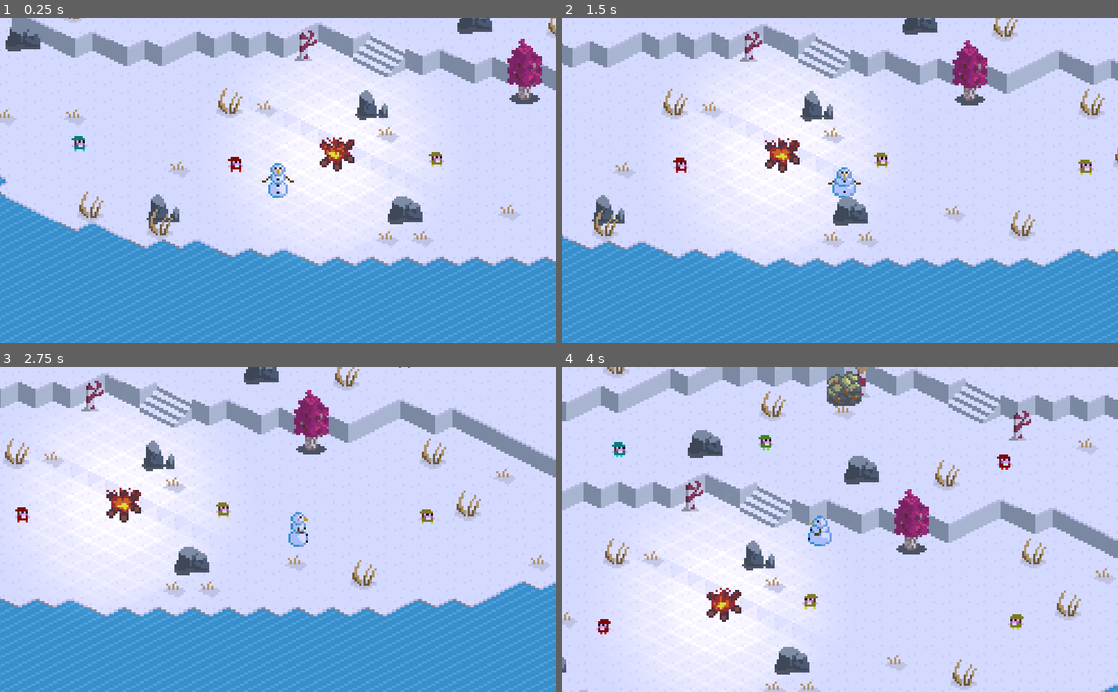
Above: before the commit, frames 1-4 (two rows, left to right).
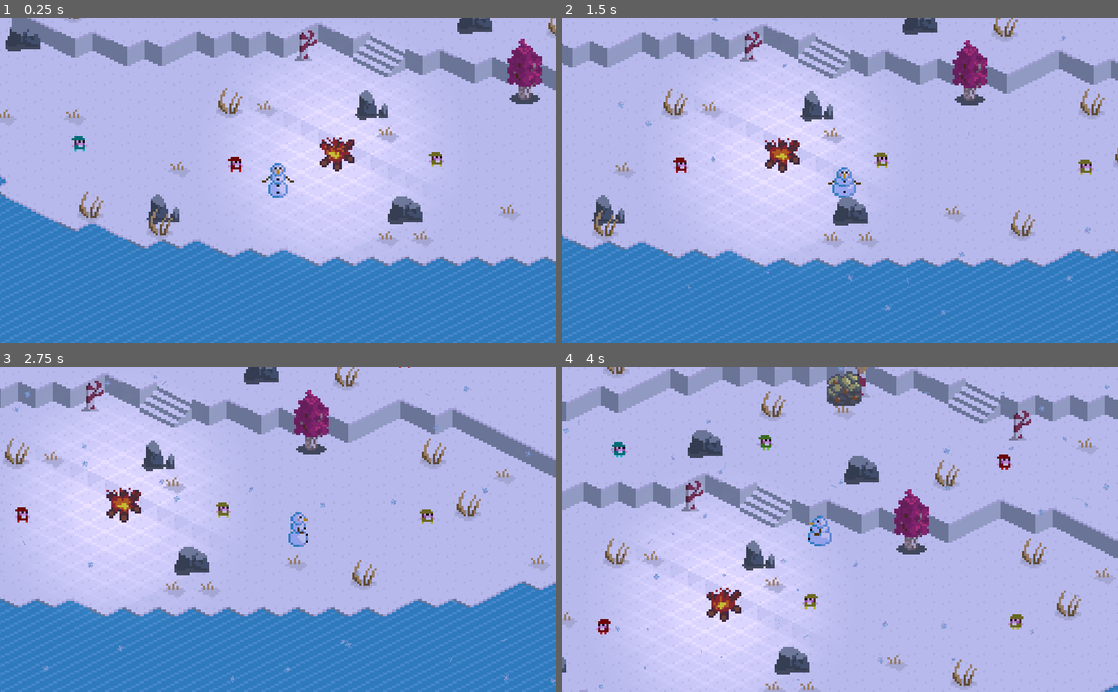
Above: after the commit, the same moments.

Repository: Cyloci/cozy-jam
Game: Godot game, scene res://World.tscn
The game is run twice, just before and just after one commit, with the same random seed, the same clock (stepped at 60 frames per second) and the same inputs.
Inputs:
- Up to frame 1 (0.25 s): no input
- Up to frame 2 (1.5 s): hold D (right) 0.53-1.28 s; tap E (interact) at 0.6, 1.35 s; hold S (down) from 1.28 s (still down)
- Up to frame 3 (2.75 s): release S (down) at 2.03 s; hold D (right) from 2.03 s (still down); tap E (interact) at 2.1 s
- Up to frame 4 (4 s): release D (right) at 2.78 s; hold W (up) 2.78-3.53 s; tap E (interact) at 2.85, 3.6 s; hold A (left) from 3.53 s (still down)

The runs differ from the first frame. In frame 1, 64% of the frame differs, in the area x 0-100%, y 0-77%; in frame 2, 67%; in frame 3, 67%; in frame 4, 89%, in the area x 0-100%, y 0-100%.

Commit message:
add snow particles

Diff:
--- a/World.tscn
+++ b/World.tscn
@@ -8,6 +8,7 @@
 [ext_resource path="res://entities/tree/Tree.tscn" type="PackedScene" id=6]
 [ext_resource path="res://entities/candy_cane/CandyCane.tscn" type="PackedScene" id=7]
 [ext_resource path="res://ui/dialogue_box/DialogueBox.tscn" type="PackedScene" id=8]
+[ext_resource path="res://assets/sprites/snowflake-Sheet.png" type="Texture" id=9]
 
 [sub_resource type="ConvexPolygonShape2D" id=1]
 points = PoolVector2Array( 0.014679, 3.17493, 9.96684, 7.98875, 7.85742, 7.98875, 0, 3.93217 )
@@ -247,6 +248,42 @@
 } ]
 4/z_index = 0
 
+[sub_resource type="CanvasItemMaterial" id=16]
+particles_animation = true
+particles_anim_h_frames = 12
+particles_anim_v_frames = 1
+particles_anim_loop = true
+
+[sub_resource type="Curve" id=17]
+_data = [ Vector2( 0, 0 ), 0.0, 4.25707, 0, 0, Vector2( 0.102564, 0.942568 ), 0.0, 0.0, 0, 0, Vector2( 1, 0 ), -2.78885, 0.0, 0, 0 ]
+
+[sub_resource type="CurveTexture" id=18]
+curve = SubResource( 17 )
+
+[sub_resource type="Curve" id=19]
+min_value = -200.0
+max_value = 200.0
+_data = [ Vector2( 0, 14.2567 ), 0.0, 0.0, 0, 0, Vector2( 0.237179, -32.5901 ), 0.0, 0.0, 0, 0, Vector2( 0.423077, 30.4729 ), 0.0, 0.0, 0, 0, Vector2( 0.647436, -39.0629 ), 0.0, 0.0, 0, 0, Vector2( 0.846154, 40.2164 ), 0.0, 0.0, 0, 0, Vector2( 1, 1 ), 0.0, 0.0, 0, 0 ]
+
+[sub_resource type="CurveTexture" id=20]
+curve = SubResource( 19 )
+
+[sub_resource type="ParticlesMaterial" id=21]
+emission_shape = 2
+emission_box_extents = Vector3( 400, 400, 1 )
+flag_disable_z = true
+gravity = Vector3( 0, 10, 0 )
+angular_velocity = 211.12
+angular_velocity_random = 0.7
+orbit_velocity = 0.0
+orbit_velocity_random = 0.0
+tangential_accel_curve = SubResource( 20 )
+angle = 289.7
+angle_random = 1.0
+scale = 0.2
+scale_curve = SubResource( 18 )
+anim_speed = 5.0
+
 [node name="World" type="Node2D"]
 __meta__ = {
 "_edit_lock_": true
@@ -447,7 +484,17 @@
 position = Vector2( -70.7659, 48.517 )
 
 [node name="CanvasModulate" type="CanvasModulate" parent="."]
-color = Color( 0.835294, 0.854902, 1, 1 )
+color = Color( 0.721569, 0.729412, 0.929412, 1 )
 
 [node name="Campfire" parent="." instance=ExtResource( 4 )]
 position = Vector2( -55.2323, 99.7172 )
+
+[node name="Particles2D" type="Particles2D" parent="."]
+modulate = Color( 0.74902, 0.921569, 0.960784, 1 )
+material = SubResource( 16 )
+position = Vector2( -0.439331, -87.8649 )
+amount = 1000
+lifetime = 5.0
+visibility_rect = Rect2( -300, -300, 600, 600 )
+process_material = SubResource( 21 )
+texture = ExtResource( 9 )
Not shown: 1 places in World.tscn that only renumber resources
Not shown, added: assets/sprites/choco-berries.png.import
Not shown, added: assets/sprites/cracker.png.import
Not shown, added: assets/sprites/marshmallow.png.import
Not shown, added: assets/sprites/snowflake-Sheet.png.import
Not shown, added: assets/sprites/sugar.png.import
